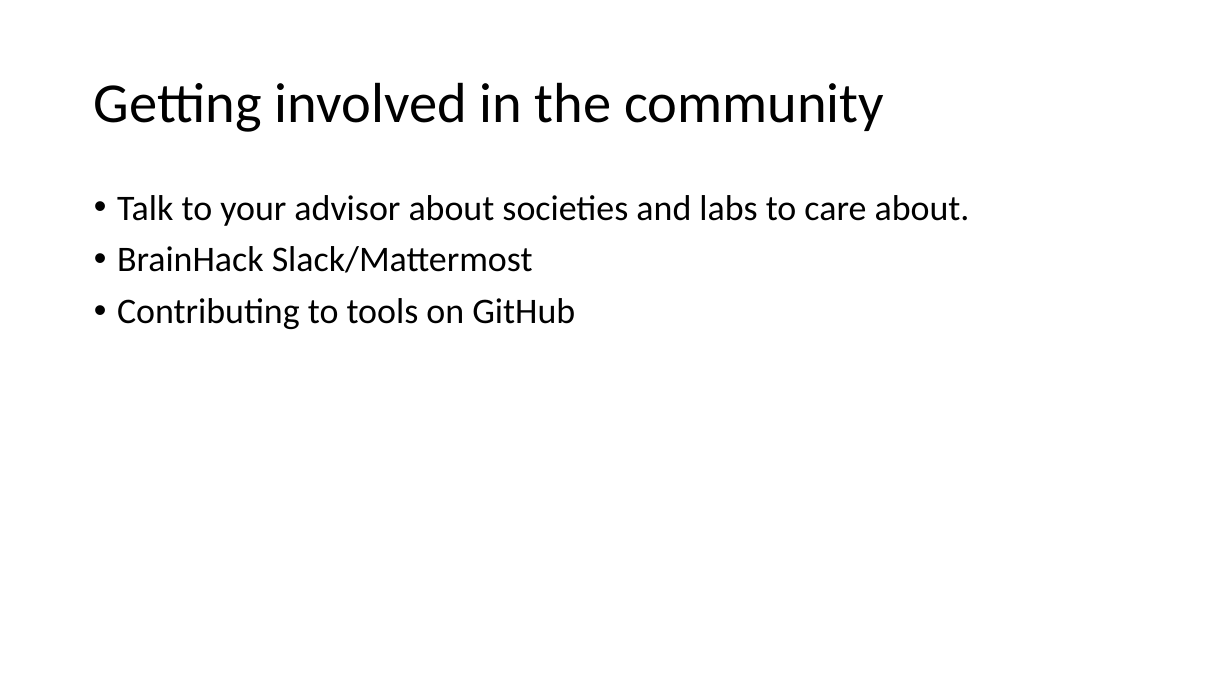
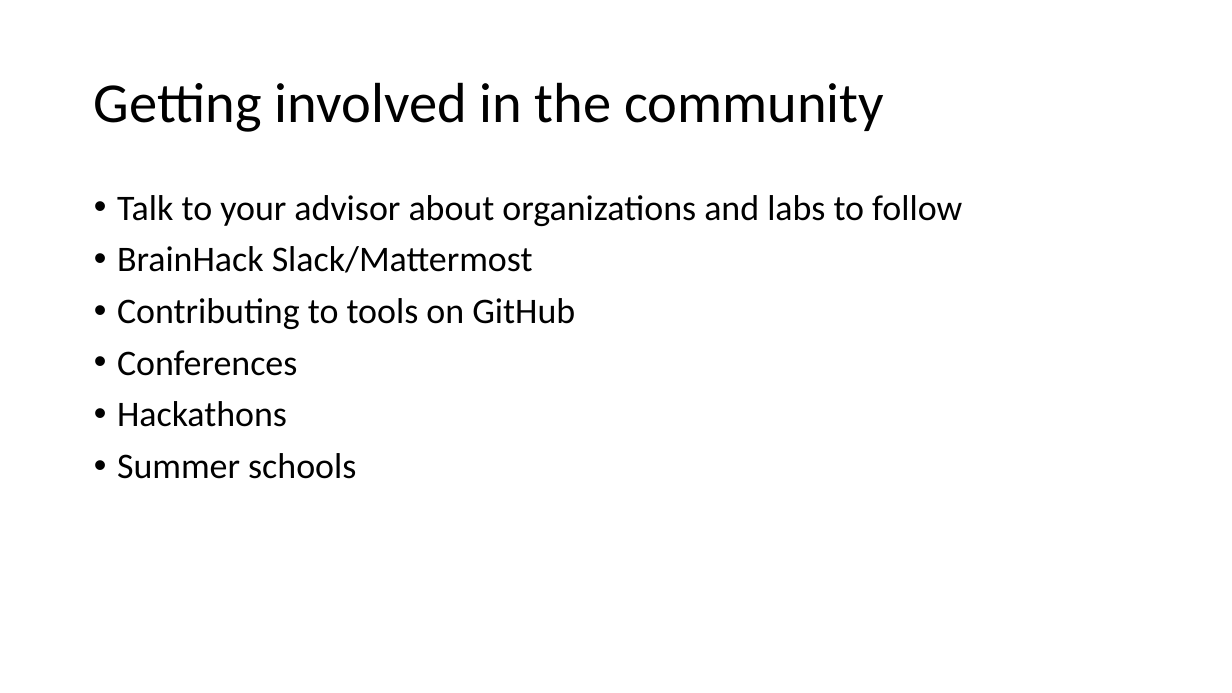
Before and after one commit to fiuneuro/training-week-2019, a slide deck: slide 6 of day1/06_community_resources.pptx (slide 4 before the commit). Drawn at 1232x693 pixels with LibreOffice and Linux fonts; fonts in the diff are those of the drawing. Boxes give left, top, right and bottom in pixels: in the first picture for what was removed or moved away, otherwise in the second. Text is boxed around its words. In the diff, an @@ line names an element or a change of style, - is before the commit and + after.

```diff
--- a/day1/06_community_resources.pptx
+++ b/day1/06_community_resources.pptx
@@ text at bbox=[117, 195, 962, 226]: text changed @@
-• Talk to your advisor about societies and labs to care about.
+• Talk to your advisor about organizations and labs to follow
@@ text at bbox=[117, 350, 356, 479]: paragraphs added @@
+• Conferences
+• Hackathons
+• Summer schools
```
Also in this commit, not shown: 4 other slides changed, 2 slides added, 4 other files.
